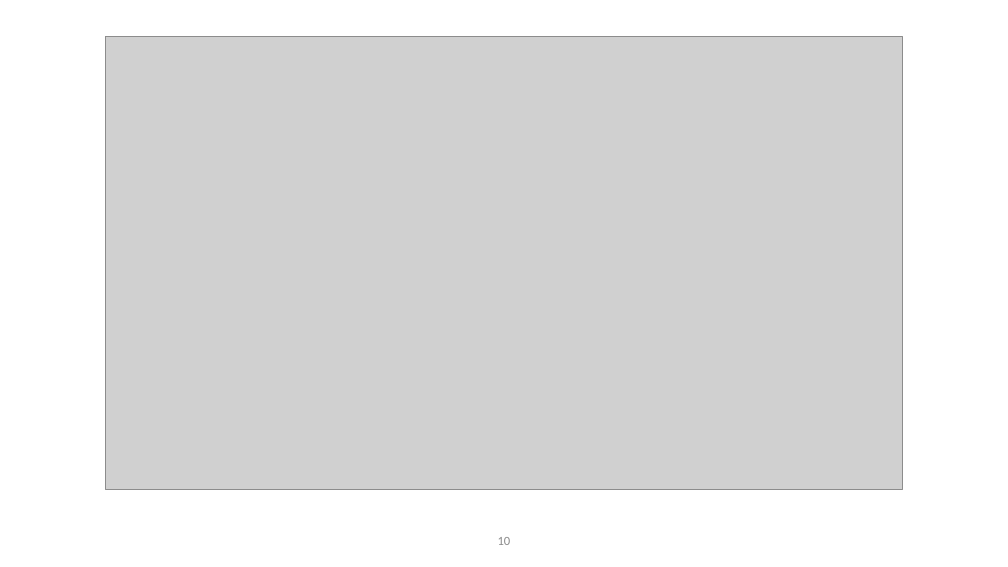
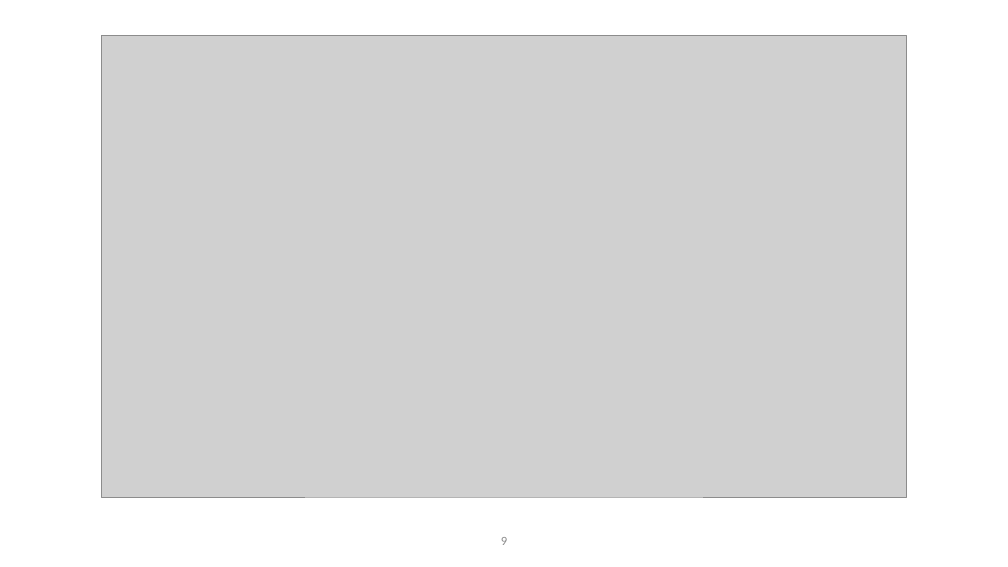
Before and after one commit to lookinALX/Data_Science_and_Co_TU_Wien, a slide deck: slide 9 of BA/datasets_survey_presentation.pptx (slide 10 before the commit). Drawn at 1008x567 pixels with LibreOffice and Linux fonts; fonts in the diff are those of the drawing; grey boxes stand for pictures; background and template pictures are left out. Boxes give left, top, right and bottom in pixels: in the first picture for what was removed or moved away, otherwise in the second. Text is boxed around its words. In the diff, an @@ line names an element or a change of style, - is before the commit and + after.

```diff
--- a/BA/datasets_survey_presentation.pptx
+++ b/BA/datasets_survey_presentation.pptx
@@ picture: place and size @@
-picture at (106, 37, 903, 489)
+picture at (101, 36, 907, 497)
@@ page number at (501, 537, 507, 545): text changed @@
-10
+9
```
Also in this commit, not shown: 6 other slides changed, 1 slide removed.
